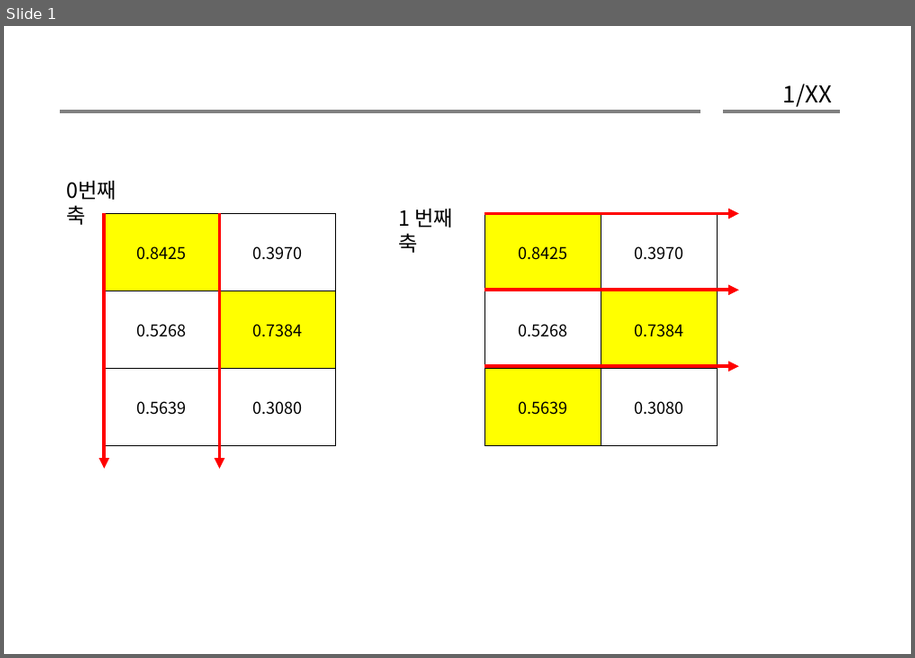
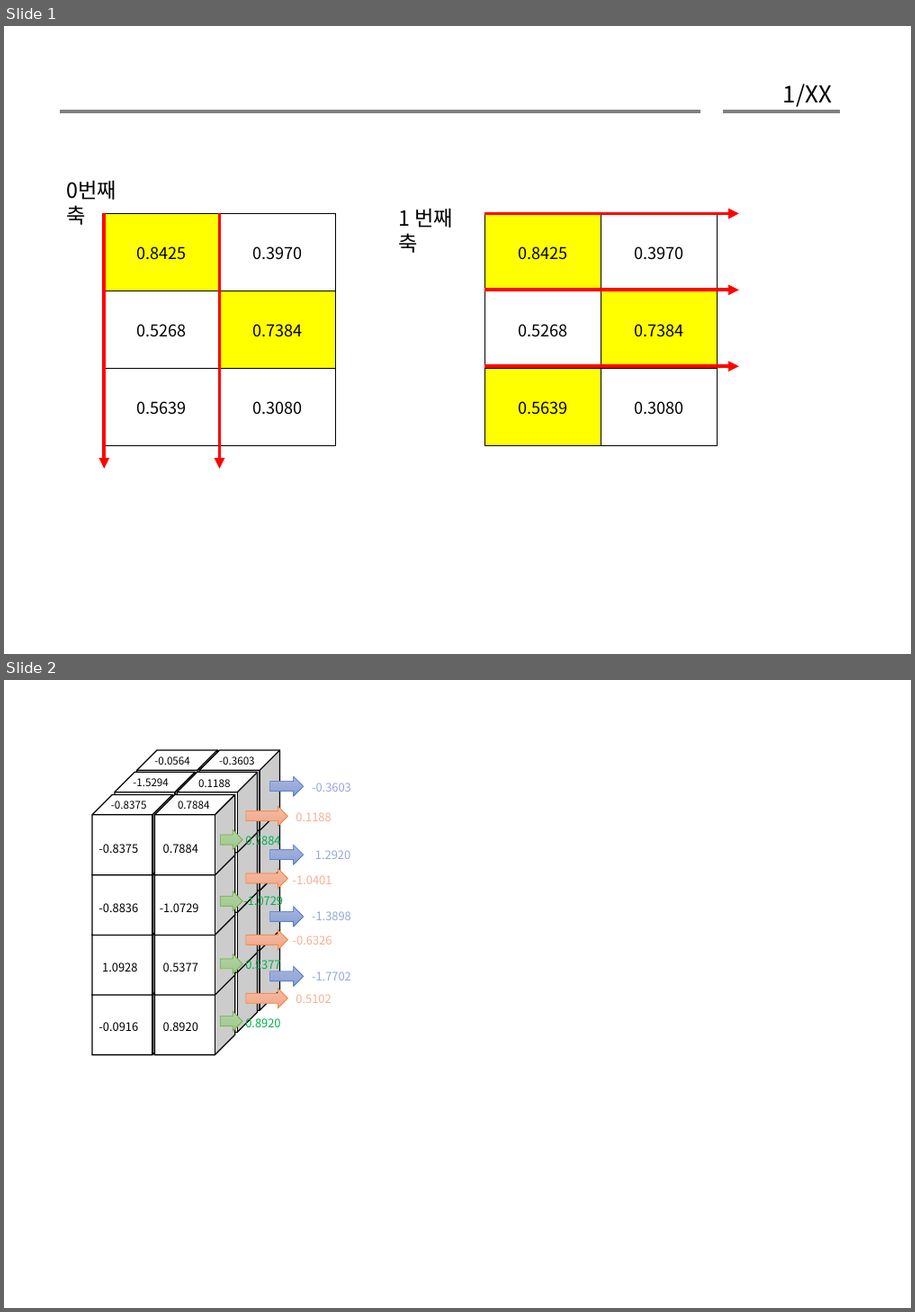
Before and after one commit to gaussian37/gaussian37.github.io, a slide deck: assets/img/dl/pytorch/snippets/dl_pytorch_snippets.pptx. Shown one above the other, each under a label of ours: slide 1 before the commit, slides 1 and 2 after it. The pictures are 915x658 and 915x1312 pixels, drawn with LibreOffice and Linux fonts; fonts in the diff are those of the drawing. Boxes give left, top, right and bottom in pixels: in the first picture for what was removed or moved away, otherwise in the second. Text is boxed around its words. In the diff, an @@ line names an element or a change of style, - is before the commit and + after.

```diff
--- a/assets/img/dl/pytorch/snippets/dl_pytorch_snippets.pptx
+++ b/assets/img/dl/pytorch/snippets/dl_pytorch_snippets.pptx
@@ slide 2 added at box(4, 680, 911, 1308), background #FFFFFF @@
@@ group added at box(92, 750, 351, 1055): 26 texts, 24 cubes, 12 right arrows @@
+-0.8375
+-0.8836
+1.0928
+-0.0916
+0.7884
+-1.0729
+0.5377
+0.8920
+-1.5294
+0.1188
+-0.8375
+0.7884
+-0.0564
+-0.3603
+0.7884
+-1.0729
+0.5377
+0.8920
+0.1188
+-1.0401
+-0.6326
+0.5102
+-0.3603
+1.2920
+-1.3898
+-1.7702
```
Also in this commit, not shown: 1 other file.
